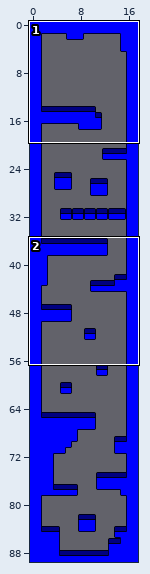
An edit to a level. Tiled map, Resources/room1.tmx. The first picture is a wide view before the edit; the outline marks the close-up.
Close-up. Old version:
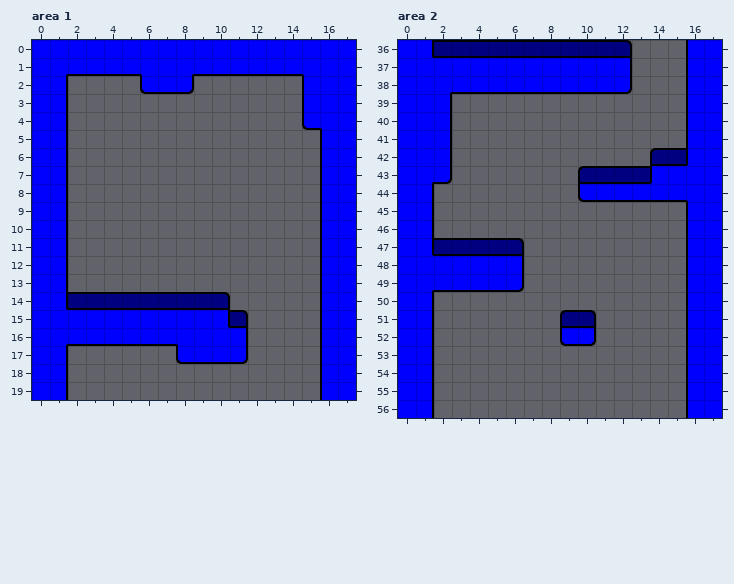
Cells are 32x32 px. Shown: area 1 x 0..17, y 0..19; area 2 x 0..17, y 36..56. The commit also changed other parts of the map, which this record leaves out.
After:
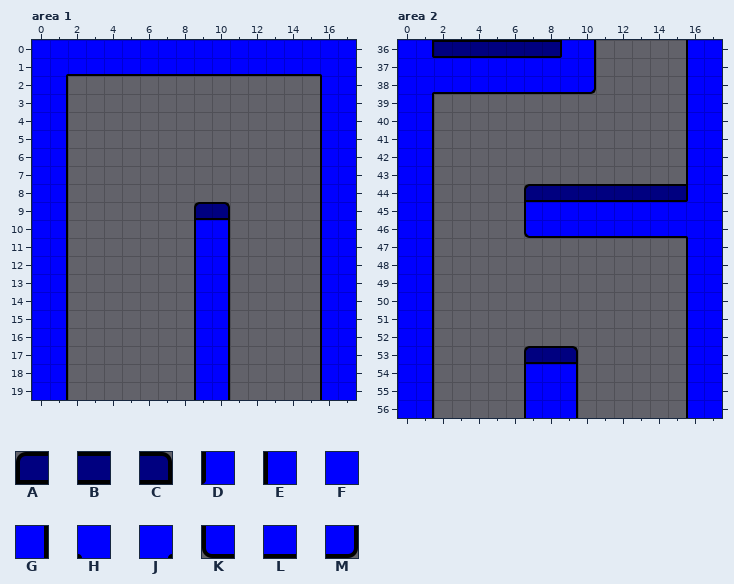
Key: from "tileset": A 0, B 1, C 2, D 3, E 5, F 6, G 7, H 8, J 9, K 10, L 11, M 12.
_ is an empty cell.
The edit:
Layer "main-layer", area 1:
y 1: x 6..8 HFJ -> LLL; x 15 H -> L
y 2: x 6..8 KLM -> ___; x 15..16 EF -> _E
y 3: x 15..16 EF -> _E
y 4: x 15..16 KH -> _E
y 9: x 9..10 __ -> AC
y 10..13: x 9..10 __ -> EG
y 14: x 2..10 BBBBBBBBC -> _______EG
y 15: x 1..9 FFFFFFFFF -> G_______E; x 11 C -> _
y 16: x 1..11 JLLLLLLHFFG -> G_______EG_
y 17: x 8..11 KLLM -> _EG_
y 18..19: x 9..10 __ -> EG
Layer "main-layer", area 2:
y 36: x 9..12 BBBC -> DG__
y 37: x 10..12 FFG -> G__
y 38: x 2 J -> L; x 10..12 LLM -> M__
y 39..41: x 1..2 FG -> G_
y 42: x 1..2 FG -> G_; x 14..15 AB -> __
y 43: x 1..2 JM -> G_; x 10..16 ABBBDFF -> ______E
y 44: x 7..16 ___KLLLLLH -> ABBBBBBBBD
y 45: x 7..16 _________E -> EFFFFFFFFF
y 46: x 7..16 _________E -> KLLLLLLLLH
y 47: x 2..6 BBBBC -> _____
y 48: x 1..6 FFFFFG -> G_____
y 49: x 1..6 JLLLLM -> G_____
y 51: x 9..10 AC -> __
y 52: x 9..10 KM -> __
y 53: x 7..9 ___ -> ABC
y 54..56: x 7..9 ___ -> EFG
Pixel boxes of the changes (left, top, right, bottom) in both close-ups:
changed: (140, 74, 194, 94)
changed: (302, 74, 322, 130)
changed: (66, 202, 248, 400)
changed: (432, 40, 688, 292)
changed: (524, 310, 596, 418)
